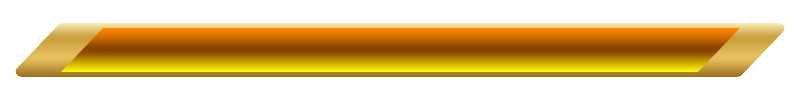
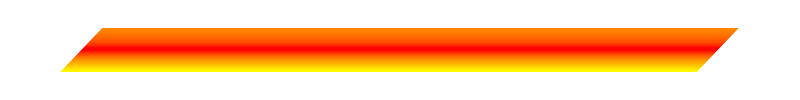
The second 800×100 image is a revision of the first. Changes to its layers:
renamed "グループ 1" to "枠", hid the group it (4 layers) over (18, 26, 783, 75)